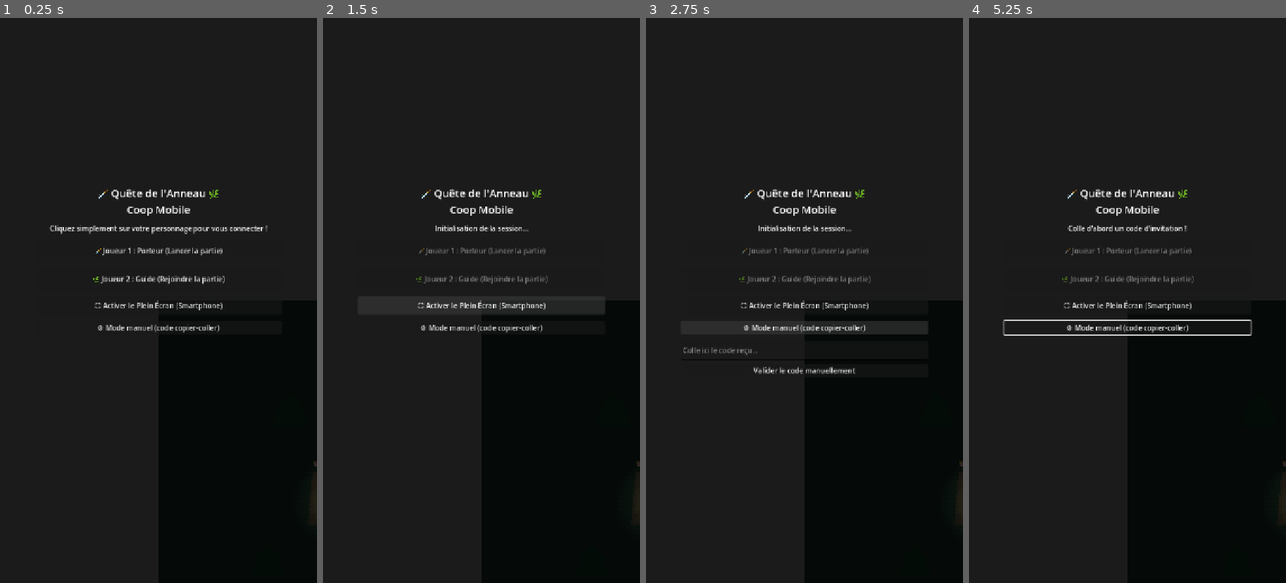
Above: before the commit, frames 1-4 (left to right).
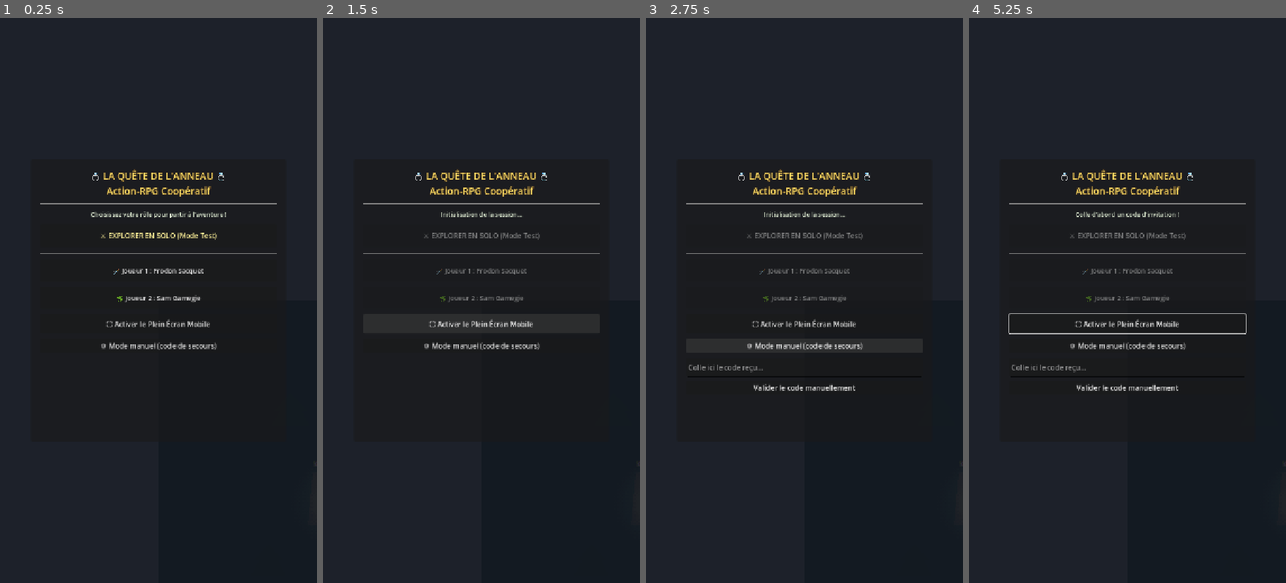
Above: after the commit, the same moments.

Repository: Morgan98800/quete-anneau-coop
Game: Godot game, scene res://scenes/Main.tscn
Same seed, same stepped clock (60 frames per second), same inputs: the game is played once before the commit and once after it.
Inputs (mouse positions are in pixels of both pictures, inside the frame that each line leads up to):
- Up to frame 1 (0.25 s): no input
- Up to frame 2 (1.5 s): click "🗡️ Joueur 1 : Porteur (Lancer…" (after the commit: "🗡️ Joueur 1 : Frodon Sacquet") at 0.5 s; click "⛶ Activer le Plein Écran (Sma…" (after the commit: "⛶ Activer le Plein Écran Mobi…") at 1.25 s
- Up to frame 3 (2.75 s): click "⚙️ Mode manuel (code copier-c…" (after the commit: "⚙️ Mode manuel (code de secou…") at 2 s
- Up to frame 4 (5.25 s): click "Valider le code manuellement" at 2.75 s; tap Enter at 3.5 s; move the mouse to (1197, 272) at 3.52 s; hold Right (ui_right) 3.53-4.25 s; click (1197, 272) at 3.67 s; drag from (1064, 328) to (1111, 413) at 4.27 s; tap Space at 5 s; move the mouse to (1159, 176) at 5.02 s; hold Right (ui_right) from 5.03 s (still down)

The runs differ from the first frame. In frame 1, 18% of the frame differs, in the area x 12-100%, y 26-100%; in frame 2, 18%; in frame 3, 19%, in the area x 11-100%, y 26-100%; in frame 4, 19%.
Error in both runs: Invalid assignment of property or key 'modulate' with value of type 'Color' on a base object of type 'null instance'. (res://scripts/spectre.gd:66)

Commit message:
Redesign onboarding UI with parchment frame and add Solo Test Mode

Diff:
--- a/scenes/Main.tscn
+++ b/scenes/Main.tscn
@@ -242,62 +242,85 @@
 anchor_right = 1.0
 anchor_bottom = 1.0
 mouse_filter = 2
-color = Color(0, 0, 0, 0.65)
-
-[node name="VBox" type="VBoxContainer" parent="CanvasLayer/UIConnexion"]
+color = Color(0.08, 0.1, 0.14, 0.85)
+
+[node name="CadreParcho" type="Panel" parent="CanvasLayer/UIConnexion"]
 anchor_left = 0.5
 anchor_top = 0.5
 anchor_right = 0.5
 anchor_bottom = 0.5
-offset_left = -280.0
-offset_top = -260.0
-offset_right = 280.0
-offset_bottom = 260.0
-theme_override_constants/separation = 14
-
-[node name="LabelTitre" type="Label" parent="CanvasLayer/UIConnexion/VBox"]
-horizontal_alignment = 1
-theme_override_font_sizes/font_size = 24
-text = "🗡️ Quête de l'Anneau 🌿
-Coop Mobile"
-
-
-[node name="LabelStatut" type="Label" parent="CanvasLayer/UIConnexion/VBox"]
+offset_left = -290.0
+offset_top = -320.0
+offset_right = 290.0
+offset_bottom = 320.0
+
+[node name="VBox" type="VBoxContainer" parent="CanvasLayer/UIConnexion/CadreParcho"]
+anchor_right = 1.0
+anchor_bottom = 1.0
+offset_left = 22.0
+offset_top = 22.0
+offset_right = -22.0
+offset_bottom = -22.0
+theme_override_constants/separation = 12
+
+[node name="LabelTitre" type="Label" parent="CanvasLayer/UIConnexion/CadreParcho/VBox"]
+horizontal_alignment = 1
+theme_override_colors/font_color = Color(1, 0.88, 0.4, 1)
+theme_override_colors/font_outline_color = Color(0.2, 0.1, 0.05, 1)
+theme_override_constants/outline_size = 4
+theme_override_font_sizes/font_size = 22
+text = "💍 LA QUÊTE DE L'ANNEAU 💍
+Action-RPG Coopératif"
+
+[node name="Separateur1" type="HSeparator" parent="CanvasLayer/UIConnexion/CadreParcho/VBox"]
+
+[node name="LabelStatut" type="Label" parent="CanvasLayer/UIConnexion/CadreParcho/VBox"]
 horizontal_alignment = 1
 autowrap_mode = 2
-text = "Cliquez simplement sur votre personnage pour vous connecter !"
-
-[node name="BoutonCreer" type="Button" parent="CanvasLayer/UIConnexion/VBox"]
+theme_override_colors/font_color = Color(0.9, 0.95, 0.85, 1)
+theme_override_font_sizes/font_size = 14
+text = "Choisissez votre rôle pour partir à l'aventure !"
+
+[node name="BoutonSolo" type="Button" parent="CanvasLayer/UIConnexion/CadreParcho/VBox"]
+custom_minimum_size = Vector2(0, 52)
+theme_override_colors/font_color = Color(1, 0.95, 0.6, 1)
+theme_override_font_sizes/font_size = 16
+text = "⚔️ EXPLORER EN SOLO (Mode Test)"
+
+[node name="Separateur2" type="HSeparator" parent="CanvasLayer/UIConnexion/CadreParcho/VBox"]
+
+[node name="BoutonCreer" type="Button" parent="CanvasLayer/UIConnexion/CadreParcho/VBox"]
 custom_minimum_size = Vector2(0, 50)
-theme_override_font_sizes/font_size = 16
-text = "🗡️ Joueur 1 : Porteur (Lancer la partie)"
-
-[node name="BoutonRejoindre" type="Button" parent="CanvasLayer/UIConnexion/VBox"]
+theme_override_font_sizes/font_size = 15
+text = "🗡️ Joueur 1 : Frodon Sacquet"
+
+[node name="BoutonRejoindre" type="Button" parent="CanvasLayer/UIConnexion/CadreParcho/VBox"]
 custom_minimum_size = Vector2(0, 50)
-theme_override_font_sizes/font_size = 16
-text = "🌿 Joueur 2 : Guide (Rejoindre la partie)"
-
-[node name="BoutonPleinEcran" type="Button" parent="CanvasLayer/UIConnexion/VBox"]
-custom_minimum_size = Vector2(0, 42)
-text = "⛶ Activer le Plein Écran (Smartphone)"
-
-[node name="BoutonBasculerManuel" type="Button" parent="CanvasLayer/UIConnexion/VBox"]
-text = "⚙️ Mode manuel (code copier-coller)"
-
-[node name="ConteneurManuel" type="VBoxContainer" parent="CanvasLayer/UIConnexion/VBox"]
+theme_override_font_sizes/font_size = 15
+text = "🌿 Joueur 2 : Sam Gamegie"
+
+[node name="BoutonPleinEcran" type="Button" parent="CanvasLayer/UIConnexion/CadreParcho/VBox"]
+custom_minimum_size = Vector2(0, 44)
+text = "⛶ Activer le Plein Écran Mobile"
+
+[node name="BoutonBasculerManuel" type="Button" parent="CanvasLayer/UIConnexion/CadreParcho/VBox"]
+text = "⚙️ Mode manuel (code de secours)"
+
+[node name="ConteneurManuel" type="VBoxContainer" parent="CanvasLayer/UIConnexion/CadreParcho/VBox"]
 visible = false
 theme_override_constants/separation = 8
 
-[node name="ChampCode" type="LineEdit" parent="CanvasLayer/UIConnexion/VBox/ConteneurManuel"]
+[node name="ChampCode" type="LineEdit" parent="CanvasLayer/UIConnexion/CadreParcho/VBox/ConteneurManuel"]
 custom_minimum_size = Vector2(0, 44)
 placeholder_text = "Colle ici le code reçu…"
 
-[node name="BoutonValiderManuel" type="Button" parent="CanvasLayer/UIConnexion/VBox/ConteneurManuel"]
+[node name="BoutonValiderManuel" type="Button" parent="CanvasLayer/UIConnexion/CadreParcho/VBox/ConteneurManuel"]
 text = "Valider le code manuellement"
 
-[node name="BoutonCopier" type="Button" parent="CanvasLayer/UIConnexion/VBox/ConteneurManuel"]
+[node name="BoutonCopier" type="Button" parent="CanvasLayer/UIConnexion/CadreParcho/VBox/ConteneurManuel"]
 visible = false
 text = "Copier le code"
+
 
 
 [node name="UIJeu" type="Control" parent="CanvasLayer"]
--- a/scripts/guide.gd
+++ b/scripts/guide.gd
@@ -35,7 +35,9 @@
 	_chrono_sync += delta
 	if _chrono_sync >= DELAI_SYNC:
 		_chrono_sync = 0.0
-		_synchroniser.rpc(global_position, velocity)
+		if not NetworkManager.mode_solo:
+			_synchroniser.rpc(global_position, velocity)
+
 
 func _animer_flottement(delta: float) -> void:
 	_chrono_anim += delta * 6.0
--- a/scripts/main.gd
+++ b/scripts/main.gd
@@ -8,19 +8,21 @@
 # Références aux nœuds de l'interface (à remplir dans l'éditeur)
 @onready var _ui_connexion: Control = $CanvasLayer/UIConnexion
 @onready var _ui_jeu: Control = $CanvasLayer/UIJeu
-@onready var _label_statut: Label = $CanvasLayer/UIConnexion/VBox/LabelStatut
-@onready var _bouton_creer: Button = $CanvasLayer/UIConnexion/VBox/BoutonCreer
-@onready var _bouton_rejoindre: Button = $CanvasLayer/UIConnexion/VBox/BoutonRejoindre
-@onready var _bouton_basculer_manuel: Button = $CanvasLayer/UIConnexion/VBox/BoutonBasculerManuel
-@onready var _conteneur_manuel: VBoxContainer = $CanvasLayer/UIConnexion/VBox/ConteneurManuel
-@onready var _champ_code: LineEdit = $CanvasLayer/UIConnexion/VBox/ConteneurManuel/ChampCode
-@onready var _bouton_valider_manuel: Button = $CanvasLayer/UIConnexion/VBox/ConteneurManuel/BoutonValiderManuel
-@onready var _bouton_copier: Button = $CanvasLayer/UIConnexion/VBox/ConteneurManuel/BoutonCopier
-@onready var _bouton_plein_ecran: Button = $CanvasLayer/UIConnexion/VBox/BoutonPleinEcran
+@onready var _label_statut: Label = $CanvasLayer/UIConnexion/CadreParcho/VBox/LabelStatut
+@onready var _bouton_solo: Button = $CanvasLayer/UIConnexion/CadreParcho/VBox/BoutonSolo
+@onready var _bouton_creer: Button = $CanvasLayer/UIConnexion/CadreParcho/VBox/BoutonCreer
+@onready var _bouton_rejoindre: Button = $CanvasLayer/UIConnexion/CadreParcho/VBox/BoutonRejoindre
+@onready var _bouton_basculer_manuel: Button = $CanvasLayer/UIConnexion/CadreParcho/VBox/BoutonBasculerManuel
+@onready var _conteneur_manuel: VBoxContainer = $CanvasLayer/UIConnexion/CadreParcho/VBox/ConteneurManuel
+@onready var _champ_code: LineEdit = $CanvasLayer/UIConnexion/CadreParcho/VBox/ConteneurManuel/ChampCode
+@onready var _bouton_valider_manuel: Button = $CanvasLayer/UIConnexion/CadreParcho/VBox/ConteneurManuel/BoutonValiderManuel
+@onready var _bouton_copier: Button = $CanvasLayer/UIConnexion/CadreParcho/VBox/ConteneurManuel/BoutonCopier
+@onready var _bouton_plein_ecran: Button = $CanvasLayer/UIConnexion/CadreParcho/VBox/BoutonPleinEcran
 @onready var _bouton_plein_ecran_jeu: Button = $CanvasLayer/UIJeu/BoutonPleinEcranJeu
 @onready var _barre_corruption: ProgressBar = $CanvasLayer/UIJeu/BarreCorruption
 @onready var _label_corruption: Label = $CanvasLayer/UIJeu/LabelCorruption
 @onready var _bouton_action: Button = $CanvasLayer/UIJeu/BoutonAction
+
 
 @onready var _fleche_boussole: Polygon2D = $CanvasLayer/UIJeu/Boussole/FlecheBoussole
 @onready var _label_boussole: Label = $CanvasLayer/UIJeu/Boussole/LabelBoussole
@@ -63,8 +65,10 @@
 	Corruption.corruption_max.connect(_sur_corruption_max)
 
 	# Connexion des boutons de l'interface.
+	_bouton_solo.pressed.connect(_sur_bouton_solo)
 	_bouton_creer.pressed.connect(_sur_bouton_creer_auto)
 	_bouton_rejoindre.pressed.connect(_sur_bouton_rejoindre_auto)
+
 	_bouton_plein_ecran.pressed.connect(_basculer_plein_ecran)
 	_bouton_plein_ecran_jeu.pressed.connect(_basculer_plein_ecran)
 	_bouton_basculer_manuel.pressed.connect(_sur_basculer_manuel)
@@ -90,10 +94,19 @@
 func _sur_statut_change(texte: String) -> void:
 	_label_statut.text = texte
 
+func _sur_bouton_solo() -> void:
+	_label_statut.text = "Lancement de l'aventure en solitaire..."
+	_bouton_solo.disabled = true
+	_bouton_creer.disabled = true
+	_bouton_rejoindre.disabled = true
+	NetworkManager.lancer_mode_solo()
+
 func _sur_bouton_creer_auto() -> void:
+	_bouton_solo.disabled = true
 	_bouton_creer.disabled = true
 	_bouton_rejoindre.disabled = true
 	NetworkManager.lancer_auto_hote()
+
 
 func _sur_bouton_rejoindre_auto() -> void:
 	_bouton_creer.disabled = true
--- a/scripts/network_manager.gd
+++ b/scripts/network_manager.gd
@@ -55,12 +55,19 @@
 var _description_locale := ""
 
 
-# ------------------------------------------------------------
-# API publique — Mode Automatique (Zéro Code)
-# ------------------------------------------------------------
+var mode_solo := false
+
+## MODE TEST SOLO : lance immédiatement la partie locale sans attendre le réseau.
+func lancer_mode_solo() -> void:
+	mode_solo = true
+	connecte = true
+	est_hote = true
+	joue_porteur = true
+	connexion_etablie.emit()
 
 ## JOUEUR 1 : Porteur — démarre la session et attend automatiquement le Guide.
 func lancer_auto_hote() -> void:
+
 	mode_auto = true
 	_derniere_offre = ""
 	_derniere_reponse = ""
--- a/scripts/porteur.gd
+++ b/scripts/porteur.gd
@@ -36,7 +36,9 @@
 	_chrono_sync += delta
 	if _chrono_sync >= DELAI_SYNC:
 		_chrono_sync = 0.0
-		_synchroniser.rpc(global_position, invisible, velocity)
+		if not NetworkManager.mode_solo:
+			_synchroniser.rpc(global_position, invisible, velocity)
+
 
 func _animer_flottement(delta: float) -> void:
 	_chrono_anim += delta * 6.0
Not shown, changed: build-web/index.html
Not shown, changed: build-web/index.pck
